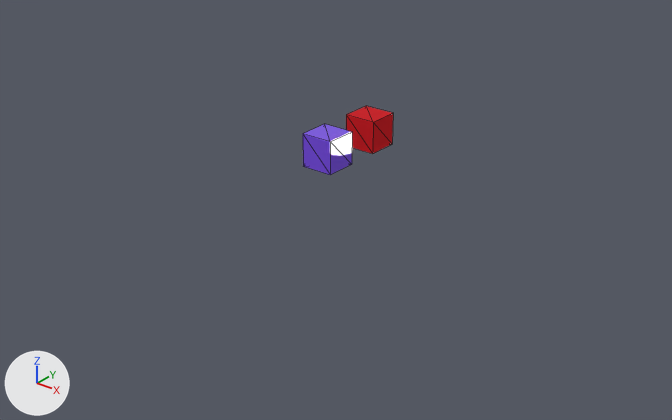
The glTF model apps/imguiapp/data/cubes/two_cubes.gltf as it was, and as the next commit left it.
Both versions are drawn from a camera (50 mm lens) standing at (31.3, -40.4, 22.1) and looking at (0.4, -1.7, -1.8). The axes (+X, +Y, +Z) are drawn at lower left. The lights are the same throughout. Mesh edges are drawn as thin lines.
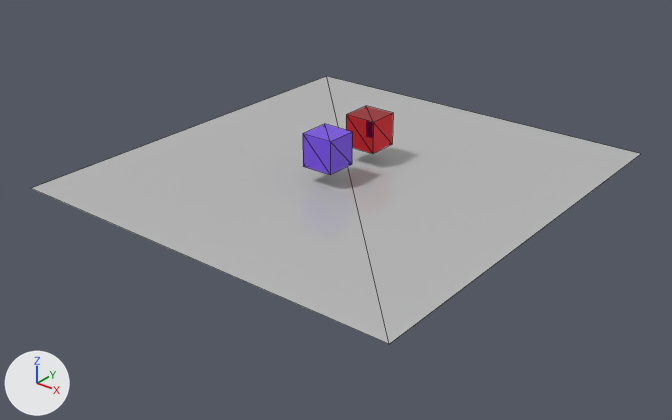
Changed parts and their boxes (x1, y1, x2, y2) in the pictures (672 x 420 px):
'Plane', added: after (31, 76, 641, 344)
'Cube.001', surface changed: (346, 106, 393, 154) in both

The change, as a list of edits to the scene's bpy script:
```text
Change mat_material_003:
    mat_material_003.roughness: 1.0 -> 0.0
Add mat_material_005:
    mat_material_005 = principled_material('Material.005')
    mat_material_005.base_color = (0.487, 0.487, 0.487)  # grey #b9b9b9
    mat_material_005.roughness = 0.0
Add me_plane:
    me_plane.from_pydata([(12.6, -13.4, 0.0), (12.6, 13.4, 0.0), (-12.6, 13.4, 0.0), (-12.6, -13.4, 0.0)], [], [(0, 1, 2), (0, 2, 3)])
    me_plane.materials.append(mat_material_005)  # grey #b9b9b9
Add ob_plane:
    ob_plane = bpy.data.objects.new('Plane', me_plane)
    ob_plane.location = (0.0, 0.0, 0.0)
```
